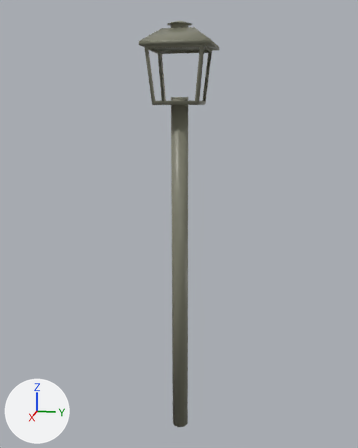
Renders of the OBJ model data/models/objetos/icex/poste_maximo.obj from each side of a commit.
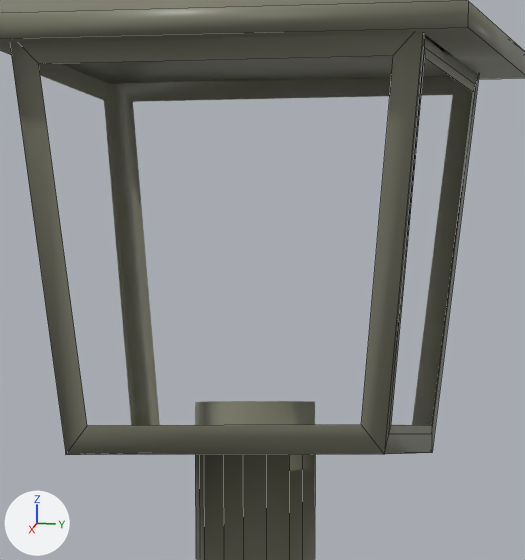
Each version is shown whole from a 50 mm camera at (61.2, 10.9, 44.7) aimed at (-0.5, -1.5, 29.3), then close up on the part from 40% to 61% of the width and 9% to 27% of the height. Every picture has the same lights, and +X, +Y and +Z are marked at lower left. The close-ups show mesh edges as thin lines. Where no turn or scale is listed for an object, it has been applied to the vertices.

The scene before the commit, as lines of its bpy script (objects in view):
```python
mat_glass = principled_material('glass')
mat_glass.base_color = (1.0, 1.0, 1.0)  # white #ffffff
mat_glass.roughness = 0.127
mat_glass.alpha = 0.0
me_cube_cube = bpy.data.meshes.new('Cube_Cube')
me_cube_cube.from_pydata(...)  # 12 vertices, 10 faces; spans x -4.06..4.07, y -5.17..2.97, z 50.94..52.92
# faces by material slot: [8, 2]
me_cube_cube.materials.append(mat_flatblack)  # grey #828270
me_cube_cube.materials.append(mat_topblack_001)  # grey #828270
me_plane_003_glass_002 = bpy.data.meshes.new('Plane.003_glass.002')
me_plane_003_glass_002.from_pydata(...)  # 32 vertices, 24 faces; spans x -3.31..3.37, y -4.56..2.12, z 44.68..50.79
me_plane_003_glass_002.materials.append(mat_glass)  # white #ffffff
me_plane_lightcage = bpy.data.meshes.new('Plane_lightCage')
me_plane_lightcage.from_pydata(...)  # 24 vertices, 17 faces; spans x -3.39..3.49, y -4.72..2.16, z 44.36..51.1
me_plane_lightcage.materials.append(mat_flatblack)  # grey #828270
ob_cube_cube = bpy.data.objects.new('Cube_Cube', me_cube_cube)
ob_cube_cube.location = (0.0, 0.0, 0.0)
ob_plane_003_glass_002 = bpy.data.objects.new('Plane.003_glass.002', me_plane_003_glass_002)
ob_plane_003_glass_002.location = (0.0, 0.0, 0.0)
ob_plane_lightcage = bpy.data.objects.new('Plane_lightCage', me_plane_lightcage)
ob_plane_lightcage.location = (0.0, 0.0, 0.0)
# also in view: 'Cylinder_None' at (0.0, -1.2, 22.7)
```
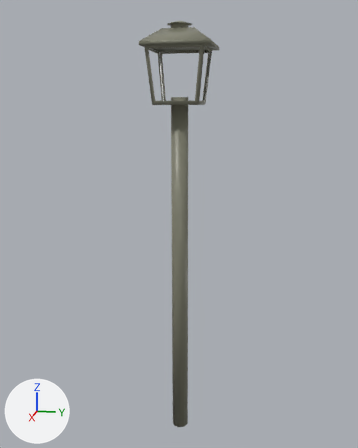
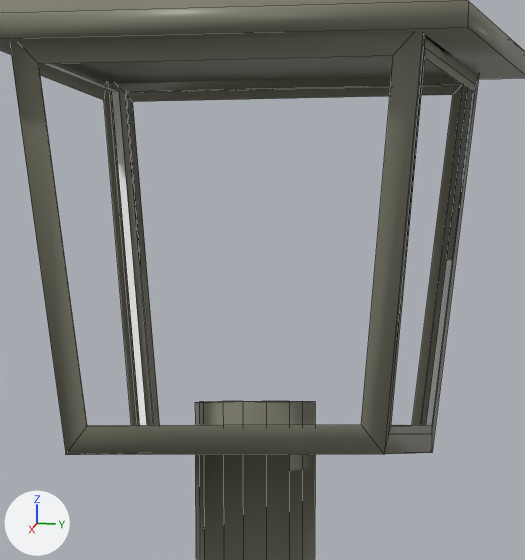
Changed parts and their boxes [x1, y1, x2, y2] in the close-ups (525 x 560 px):
'Plane.003_glass.002', surface changed, reshaped
    before: [39, 55, 473, 425]
    after: [44, 63, 473, 425]
part 1 of me_plane_003_glass_002, deleted
    before: [39, 55, 473, 425]

The change in detail:
In material 'glass' (mat_glass), alpha goes from 0.0 to 1.0.
me_plane_003_glass_002 is used by ob_plane_003_glass_002; location (0.0, 0.0, 0.0).
me_plane_003_glass_002 had 32 vertices, 24 faces and spanned x -3.31..3.37, y -4.56..2.12, z 44.68..50.79.
me_plane_003_glass_002 now has 32 vertices, 16 faces and spans x -3.31..3.37, y -4.56..2.12, z 44.68..50.79.
Part 1, on me_plane_003_glass_002:
8 faces are deleted.
